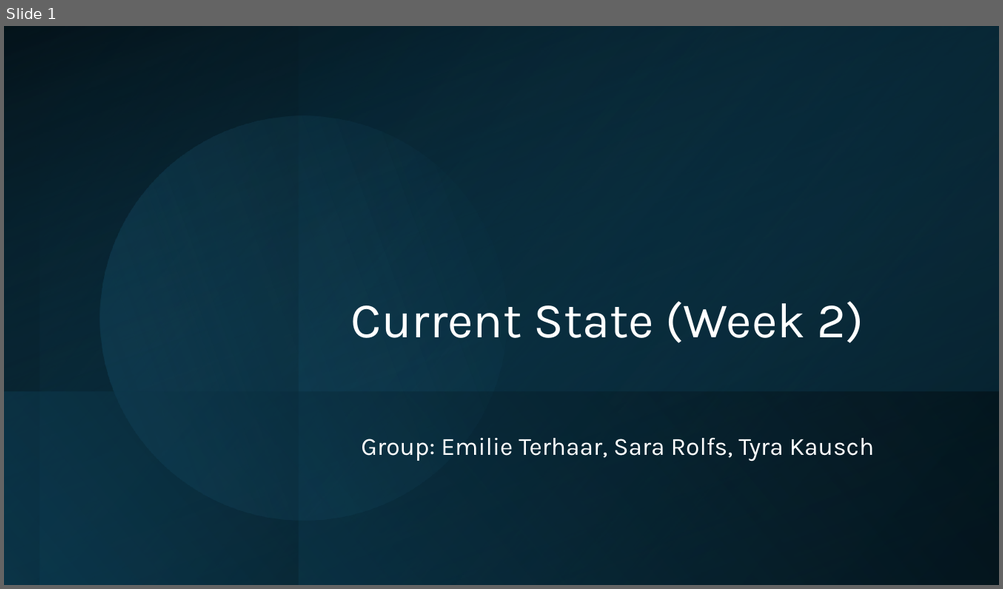
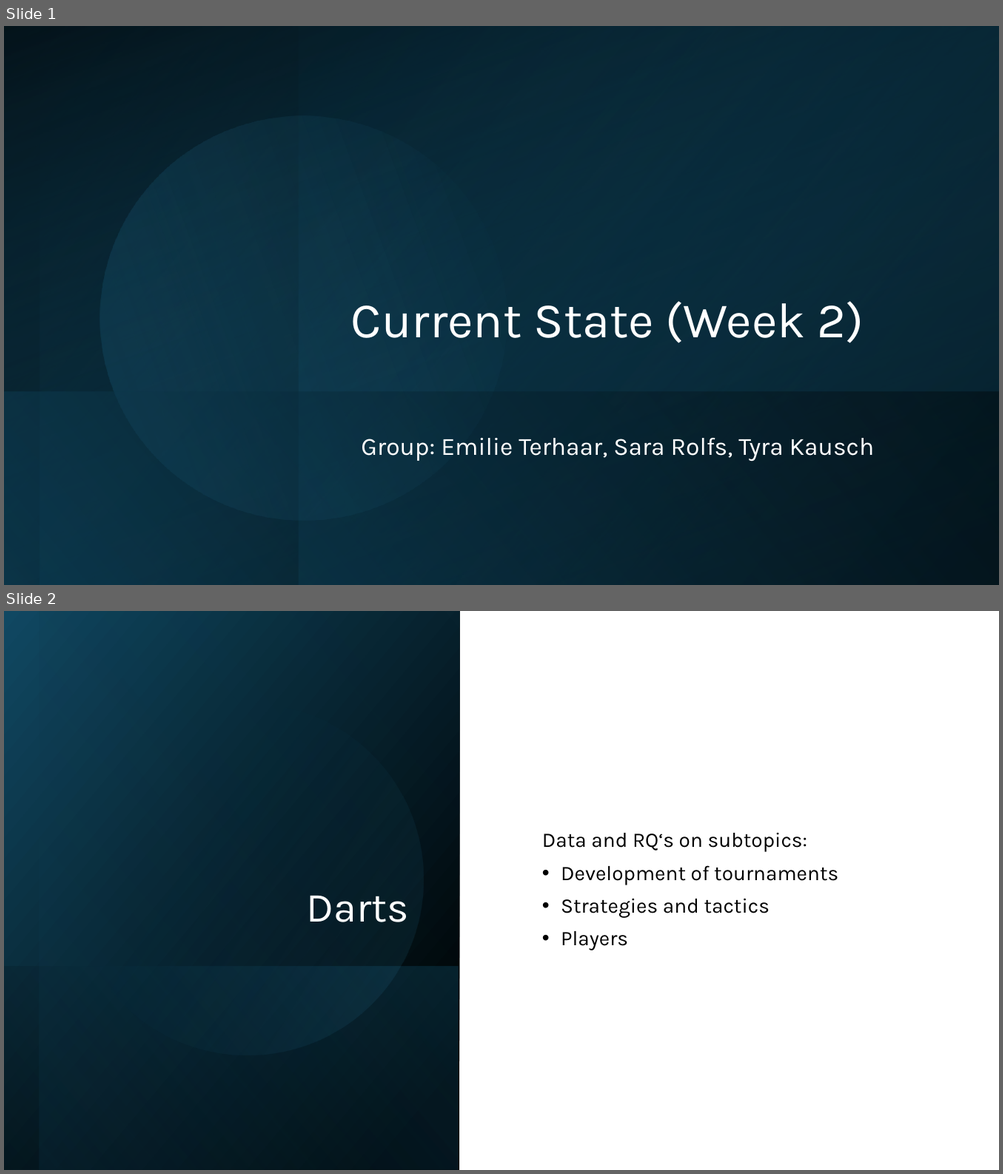
Before and after one commit to EmilieTr/darts_data_science_project, a slide deck: Presentations/DS_Project_Week-2.pptx. Shown one above the other, each under a label of ours: slide 1 before the commit, slides 1 and 2 after it. The pictures are 1003x589 and 1003x1174 pixels, drawn with LibreOffice and Linux fonts; fonts in the diff are those of the drawing. Boxes give left, top, right and bottom in pixels: in the first picture for what was removed or moved away, otherwise in the second. Text is boxed around its words. In the diff, an @@ line names an element or a change of style, - is before the commit and + after.

```diff
--- a/Presentations/DS_Project_Week-2.pptx
+++ b/Presentations/DS_Project_Week-2.pptx
@@ slide 2 added at bbox=[4, 611, 999, 1170], background #FFFFFF @@
@@ rectangle added at bbox=[4, 611, 459, 1170], fill gradient #000000 to #104862 @@
@@ rectangle added at bbox=[40, 611, 460, 1170], fill gradient #000000 to #156082 @@
@@ ellipse added at bbox=[40, 671, 455, 1087], fill gradient #156082 to #46B1E1 @@
@@ text added at bbox=[542, 833, 838, 951], 20 pt, text #000000 @@
+Data and RQ‘s on subtopics:
+• Development of tournaments
+• Strategies and tactics
+• Players
@@ title added at bbox=[307, 895, 409, 923], 40 pt, text #FFFFFF @@
+Darts
@@ rectangle added at bbox=[4, 966, 458, 1170], fill gradient #156082 to #000000 @@
```
Also in this commit, not shown: 2 slides changed, 4 other slides added, 1 slide removed, 2 other files.
